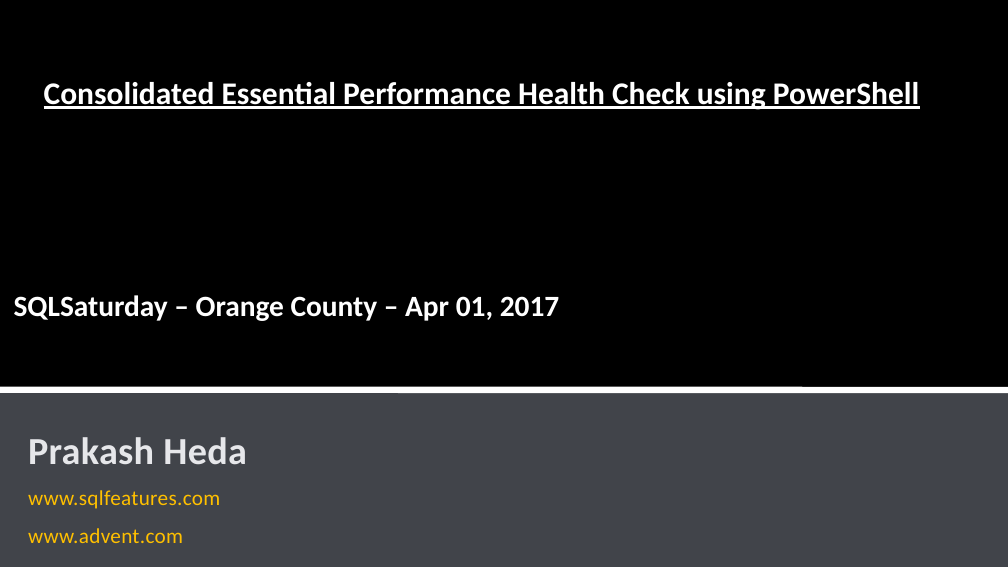
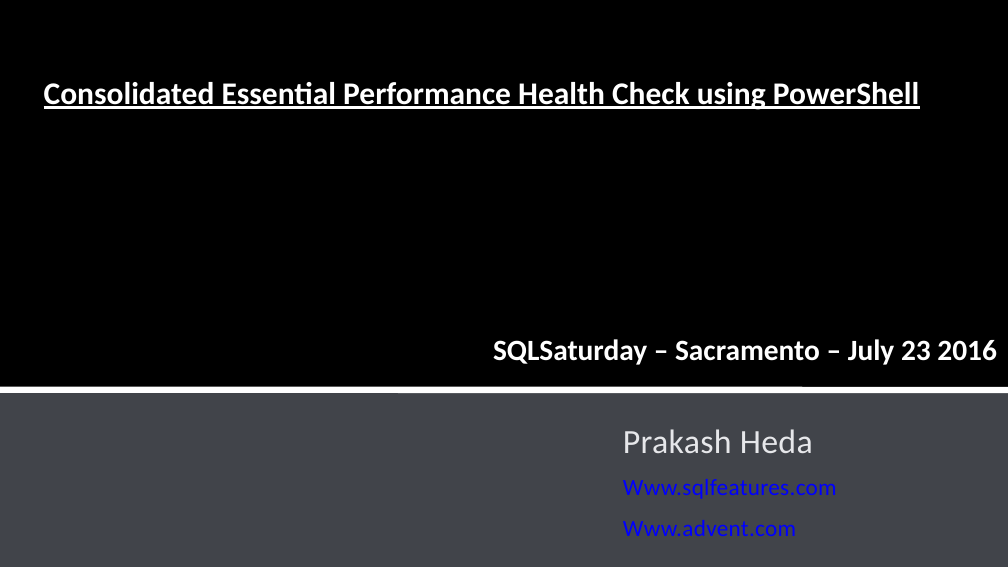
Before and after one commit to hedaprakash/SQLHealthCheck, a slide deck: slide 1 of Consolidated Essential Performance Health Check using PowerShell.pptx. Drawn at 1008x567 pixels with LibreOffice and Linux fonts; fonts in the diff are those of the drawing; background and template pictures are left out. Boxes give left, top, right and bottom in pixels: in the first picture for what was removed or moved away, otherwise in the second. Text is boxed around its words. In the diff, an @@ line names an element or a change of style, - is before the commit and + after.

```diff
--- a/Consolidated Essential Performance Health Check using PowerShell.pptx
+++ b/Consolidated Essential Performance Health Check using PowerShell.pptx
@@ text at bbox=[493, 339, 997, 365]: text changed @@
-SQLSaturday – Orange County – Apr 01, 2017
+SQLSaturday – Sacramento – July 23 2016
@@ text "Prakash Heda": place and size @@
-text "Prakash Heda" at bbox=[28, 437, 247, 543]
+text "Prakash Heda" at bbox=[623, 429, 837, 536]
@@ text at bbox=[623, 429, 813, 453]: size 36.4 to 32.3 pt, bold off in "Prakash Heda" @@
@@ text at bbox=[623, 479, 837, 536]: text changed; size 20.1 to 22.1 pt; text colour #FFC000 to #0000FF @@
-www.sqlfeatures.com
-www.advent.com
+Www.sqlfeatures.com
+Www.advent.com
```
Also in this commit, not shown: 12 other slides changed, 2 slides removed, 5 other files.
